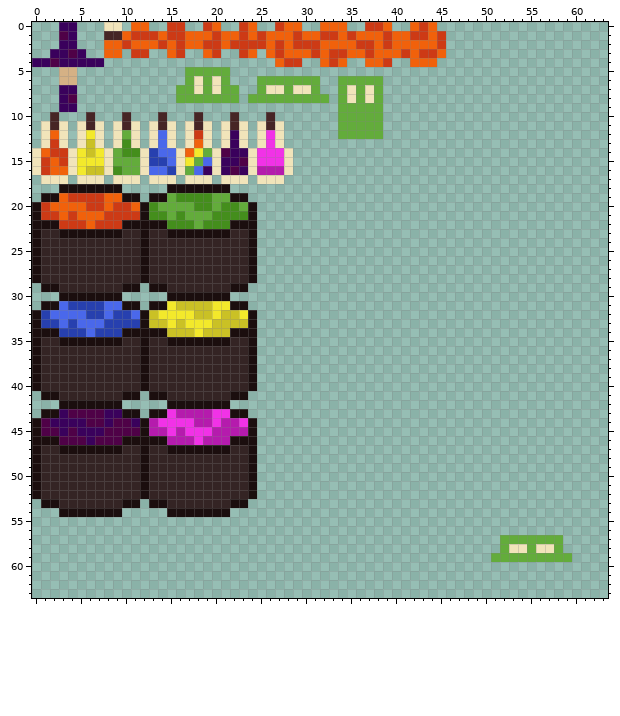
Pixel-art sprite -- big-sheet.png. This is how it looked before the edit.
The file is 64x64 pixels.
New version:
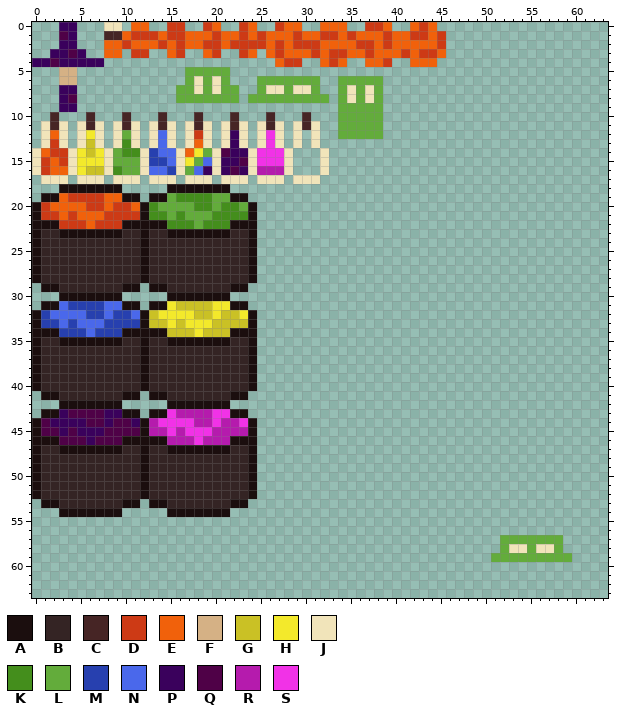
Palette (. is transparent): A #1b0e0e  B #342424  C #462525  D #cd3a15  E #f1610b  F #d5b185  G #cac125  H #f3e92b  J #f1e4ba  K #448e1c  L #63ac3b  M #2740af  N #4a68eb  P #3a015c  Q #4f0147  R #b51bad  S #f132e7
From old to new:
{"y":10,"x":30,"old":".","new":"C"}
{"y":11,"x":29,"old":"...","new":"JCJ"}
{"y":12,"x":29,"old":".","new":"J"}
{"y":12,"x":31,"old":".","new":"J"}
{"y":13,"x":29,"old":".","new":"J"}
{"y":13,"x":31,"old":".","new":"J"}
{"y":14,"x":32,"old":".","new":"J"}
{"y":15,"x":32,"old":".","new":"J"}
{"y":16,"x":32,"old":".","new":"J"}
{"y":17,"x":29,"old":"...","new":"JJJ"}
{"label":"added","picture_box":[293,112,329,184]}
